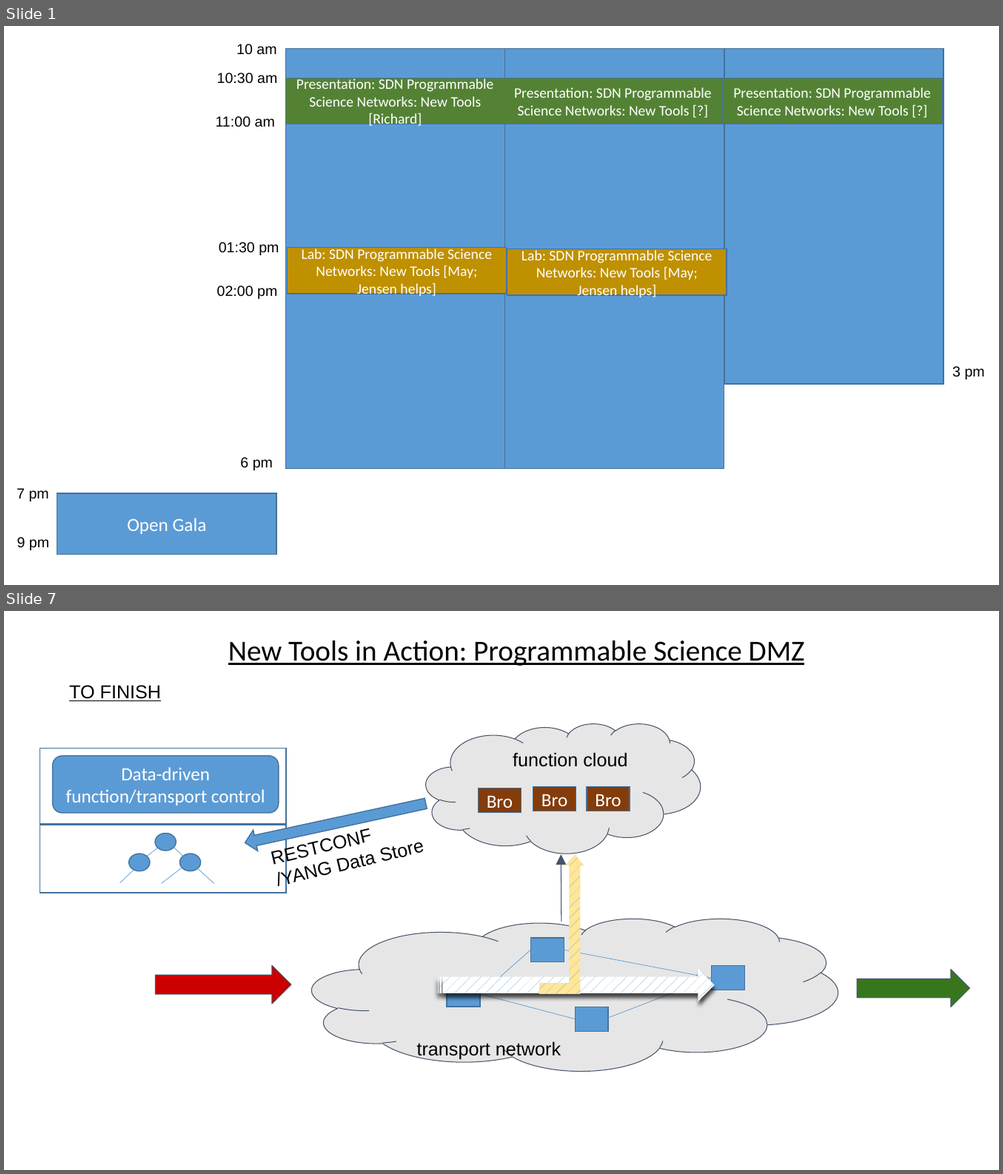
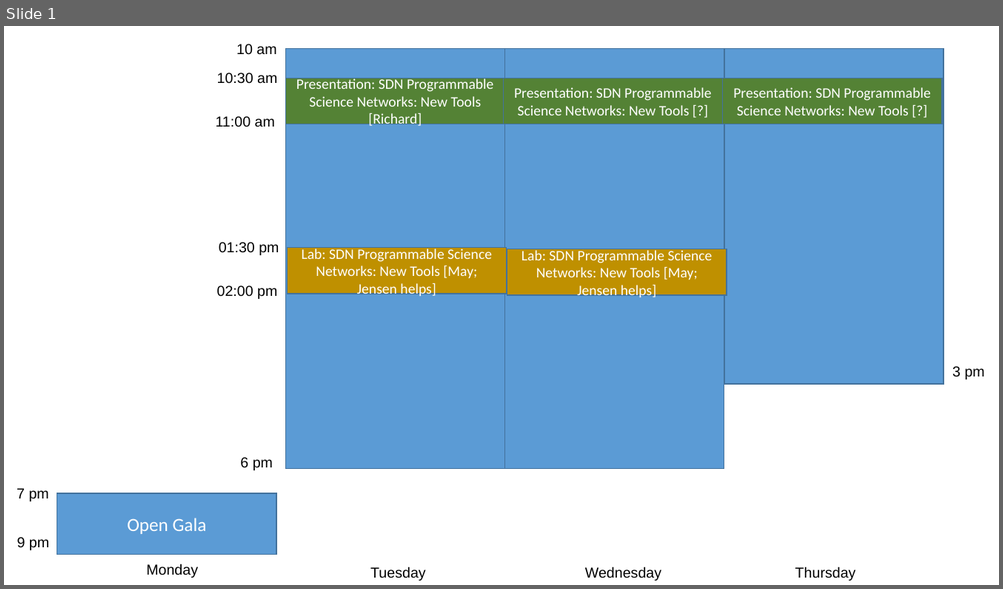
Before and after one commit to snlab/sc16, a slide deck: slides/schedule.pptx. Shown one above the other, each under a label of ours: slides 1 and 7 before the commit, slide 1 after it; the slides between them are not shown. The pictures are 1003x1174 and 1003x589 pixels, drawn with LibreOffice and Linux fonts; fonts in the diff are those of the drawing. Boxes give left, top, right and bottom in pixels: in the first picture for what was removed or moved away, otherwise in the second. Text is boxed around its words. In the diff, an @@ line names an element or a change of style, - is before the commit and + after.

```diff
--- a/slides/schedule.pptx
+++ b/slides/schedule.pptx
@@ slide 7 removed at (4, 611, 999, 1170), background #FFFFFF @@
@@ text removed at (228, 640, 805, 666) @@
-New Tools in Action: Programmable Science DMZ
@@ text removed at (69, 685, 162, 701) @@
-TO FINISH
@@ rectangle removed at (40, 749, 286, 824) @@
@@ rounded rectangle removed at (53, 756, 279, 813) @@
-Data-driven function/transport control
@@ text removed at (260, 770, 569, 871) @@
-RESTCONF
-/YANG Data Store
@@ group removed at (426, 723, 700, 854): 3 rectangles, 1 cloud, 1 text @@
-Bro
-function cloud
-Bro
-Bro
@@ left arrow removed at (242, 793, 428, 854) @@
@@ rectangle removed at (40, 825, 286, 893) @@
@@ group removed at (119, 833, 213, 883): 5 lines, 3 ellipses @@
@@ bent up arrow removed at (540, 855, 584, 994) @@
@@ arrow removed from (561, 921) to (560, 855) @@
@@ right arrow removed at (156, 966, 291, 1004) @@
@@ freeform shape removed at (438, 969, 714, 1002) @@
@@ group removed at (312, 918, 838, 1071): 4 rectangles, 4 lines, 1 cloud, 1 text @@
-transport network
@@ right arrow removed at (856, 970, 970, 1008) @@
@@ slide 1 changed as well @@
@@ text added at (146, 564, 198, 578), 14 pt, text #000000 @@
+Monday
@@ text added at (370, 567, 426, 581), 14 pt, text #000000 @@
+Tuesday
@@ text added at (585, 567, 661, 581), 14 pt, text #000000 @@
+Wednesday
@@ text added at (795, 567, 856, 581), 14 pt, text #000000 @@
+Thursday
```
Also in this commit, not shown: 5 other slides removed, 2 other files.
